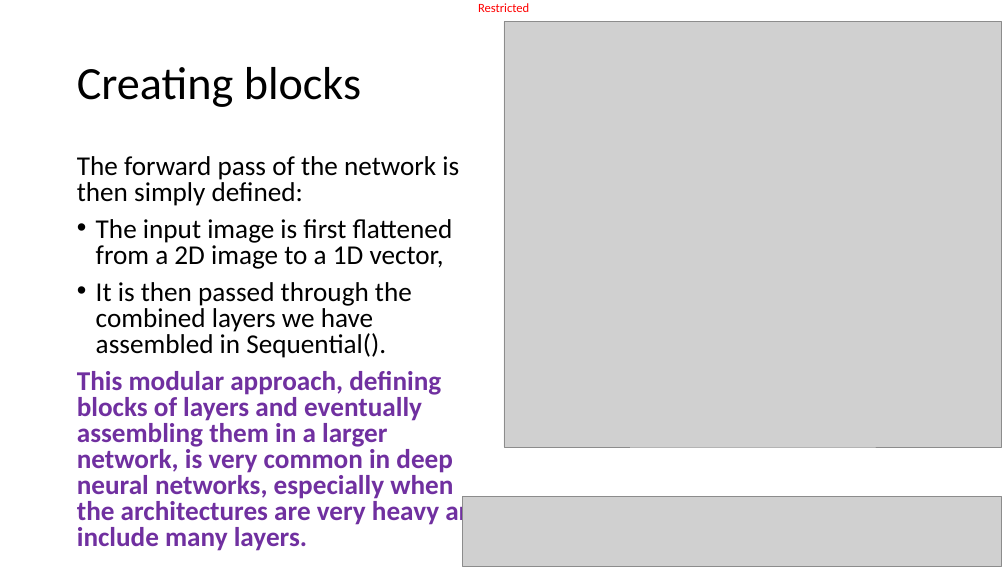
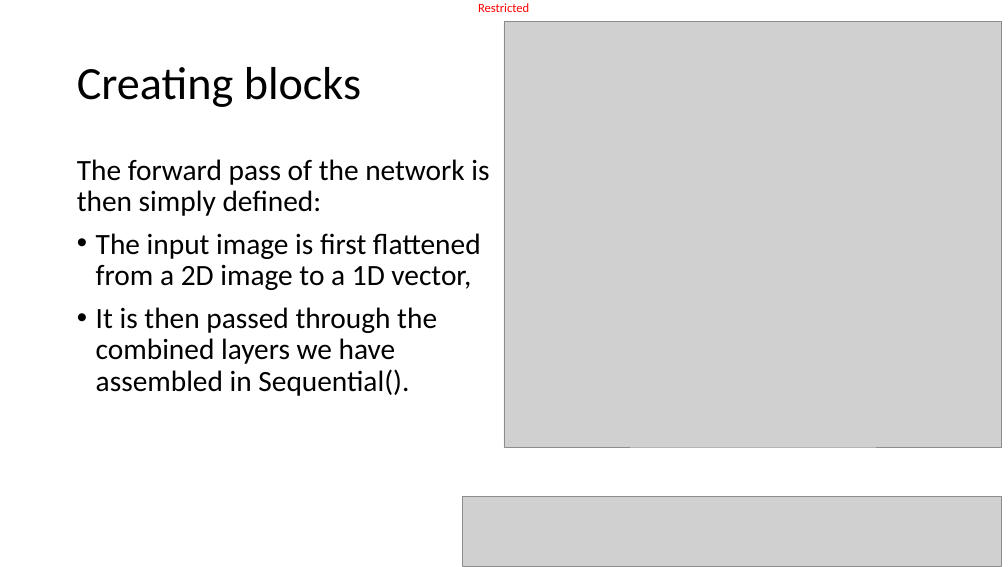
Before and after one commit to matthieudemari/SUTD_DL_50_039, a slide deck: slide 46 of W3/3. W3S3 final/W3S3.pptx (slide 43 before the commit). Drawn at 1008x567 pixels with LibreOffice and Linux fonts; fonts in the diff are those of the drawing; grey boxes stand for pictures. Boxes give left, top, right and bottom in pixels: in the first picture for what was removed or moved away, otherwise in the second. Text is boxed around its words. In the diff, an @@ line names an element or a change of style, - is before the commit and + after.

```diff
--- a/W3/3. W3S3 final/W3S3.pptx
+++ b/W3/3. W3S3 final/W3S3.pptx
@@ text "The forward pass of the ..." at box(77, 159, 489, 396): size 25.9 to 28 pt; line spacing 0.8 to 0.9 @@
@@ text at box(77, 371, 488, 551): paragraph removed @@
-This modular approach, defining blocks of layers and eventually assembling them in a larger network, is very common in deep neural networks, especially when the architectures are very heavy and include many layers.
```
Also in this commit, not shown: 11 other slides changed, 4 slides added, 7 other files.
